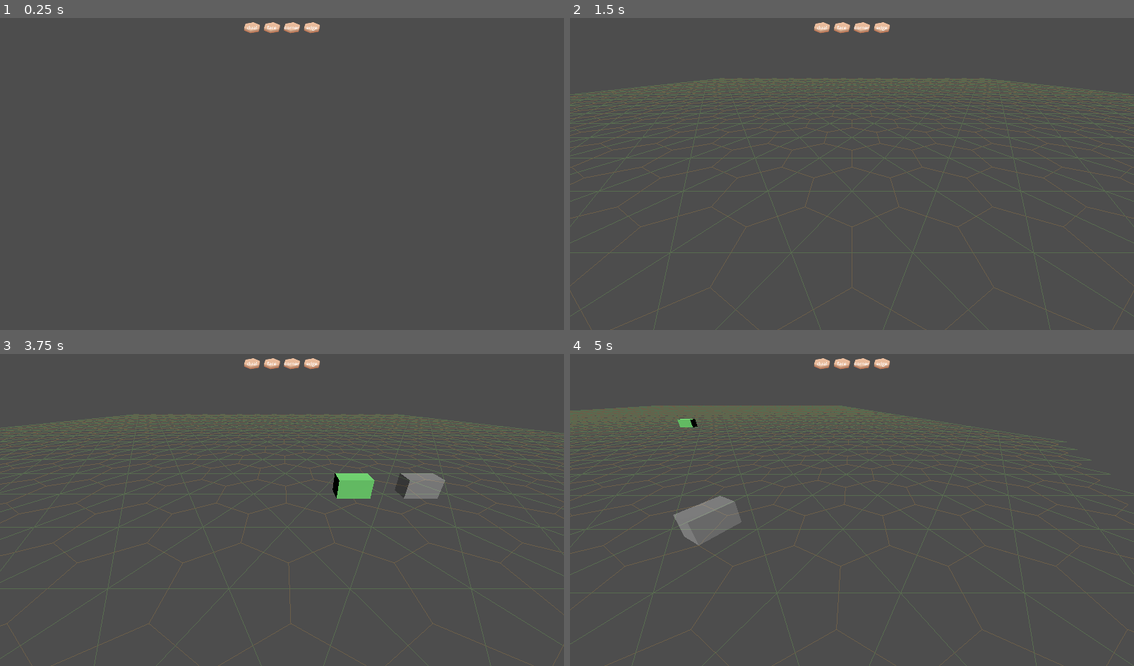
Above: before the commit, frames 1-4 (two rows, left to right).
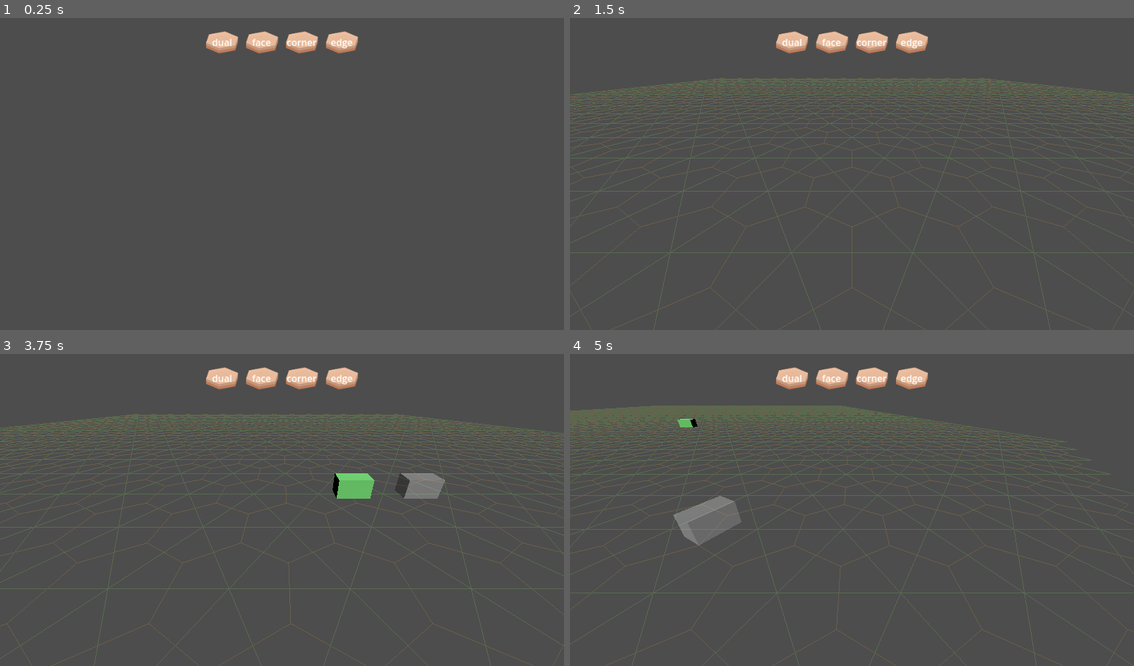
Above: after the commit, the same moments.

Repository: justfordoener/schmuck-of-schmiles
Game: Godot game, scene res://scenes/module_sandbox.tscn
Same seed, same stepped clock (60 frames per second), same inputs: the game is played once before the commit and once after it.
Inputs (mouse positions are in pixels of both pictures, inside the frame that each line leads up to; where the layout moved, square brackets give the same spot in the first picture):
- Up to frame 1 (0.25 s): no input
- Up to frame 2 (1.5 s): click (789, 42) [823, 27] at 0.5 s; click (829, 42) [840, 27] at 1.25 s
- Up to frame 3 (3.75 s): click (304, 378) [293, 363] at 2 s; click (344, 378) [310, 363] at 2.75 s; tap Enter at 3.5 s; move the mouse to (406, 491) at 3.52 s; hold D (move_right) from 3.53 s (still down); click (406, 491) at 3.6 s
- Up to frame 4 (5 s): move the mouse to (739, 522) at 4.27 s; release D (move_right) at 4.28 s; hold S (move_back) from 4.28 s (still down); tap Z (mouse_wheel_down) at 4.35 s

The runs differ from the first frame. In frame 1, 1.6% of the frame differs, in the area x 36-64%, y 1-12%; in frame 2, 1.6%; in frame 3, 1.6%; in frame 4, 1.6%.

Commit message:
#110 Refactor current camera controller
Refactor code to comply with clean code standards

Diff:
--- a/project.godot
+++ b/project.godot
@@ -23,6 +23,8 @@
 
 window/size/viewport_width=1920
 window/size/viewport_height=1080
+window/size/window_width_override=960
+window/size/window_height_override=540
 
 [input]
 
--- a/scripts/managers/grid_manager.gd
+++ b/scripts/managers/grid_manager.gd
@@ -36,7 +36,7 @@
 	set_process(false)
 
 func _create_preview_instance():
-	if !active_layer.current_module:
+	if not active_layer.current_module:
 		push_warning("WARNING: active_module is not assigned.")
 		return
 	preview_instance = active_layer.current_module.instantiate()
--- a/scripts/player_controller/rts_camera.gd
+++ b/scripts/player_controller/rts_camera.gd
@@ -1,9 +1,4 @@
 extends Node3D
-
-
-@onready var rotation_x = $CameraRotX
-@onready var zoom_pivot = $CameraRotX/CameraZoomPivot
-@onready var camera = $CameraRotX/CameraZoomPivot/Camera3D
 
 @export var path = camera
 
@@ -17,13 +12,17 @@
 var rotate_keys_target: float
 
 # zoom
-var zoom_target: float
 @export var zoom_speed = 3.0
 @export var min_zoom = -35.0
 @export var max_zoom = -10.0
+var zoom_target: float
 
 # mouse
 @export var mouse_sensitivity = 0.3
+
+@onready var rotation_x = $CameraRotX
+@onready var zoom_pivot = $CameraRotX/CameraZoomPivot
+@onready var camera = $CameraRotX/CameraZoomPivot/Camera3D
 
 
 func _ready() -> void:
